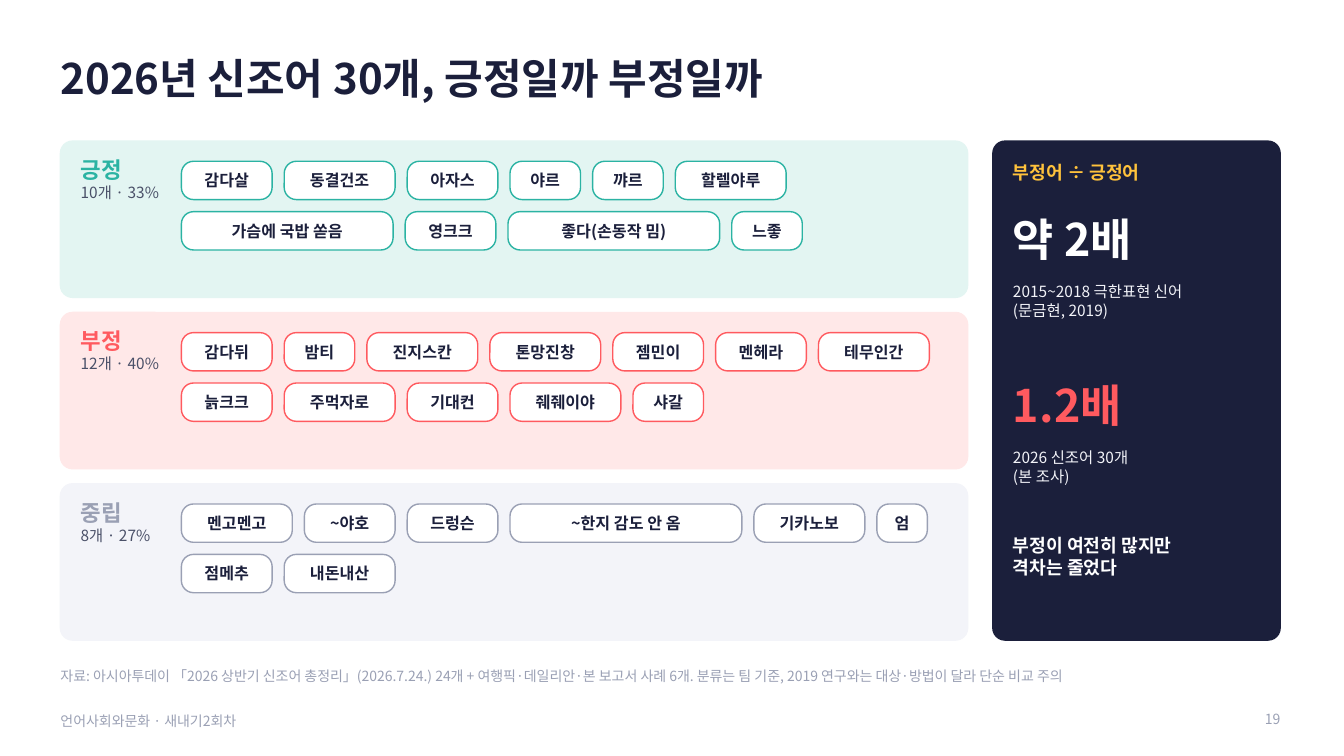
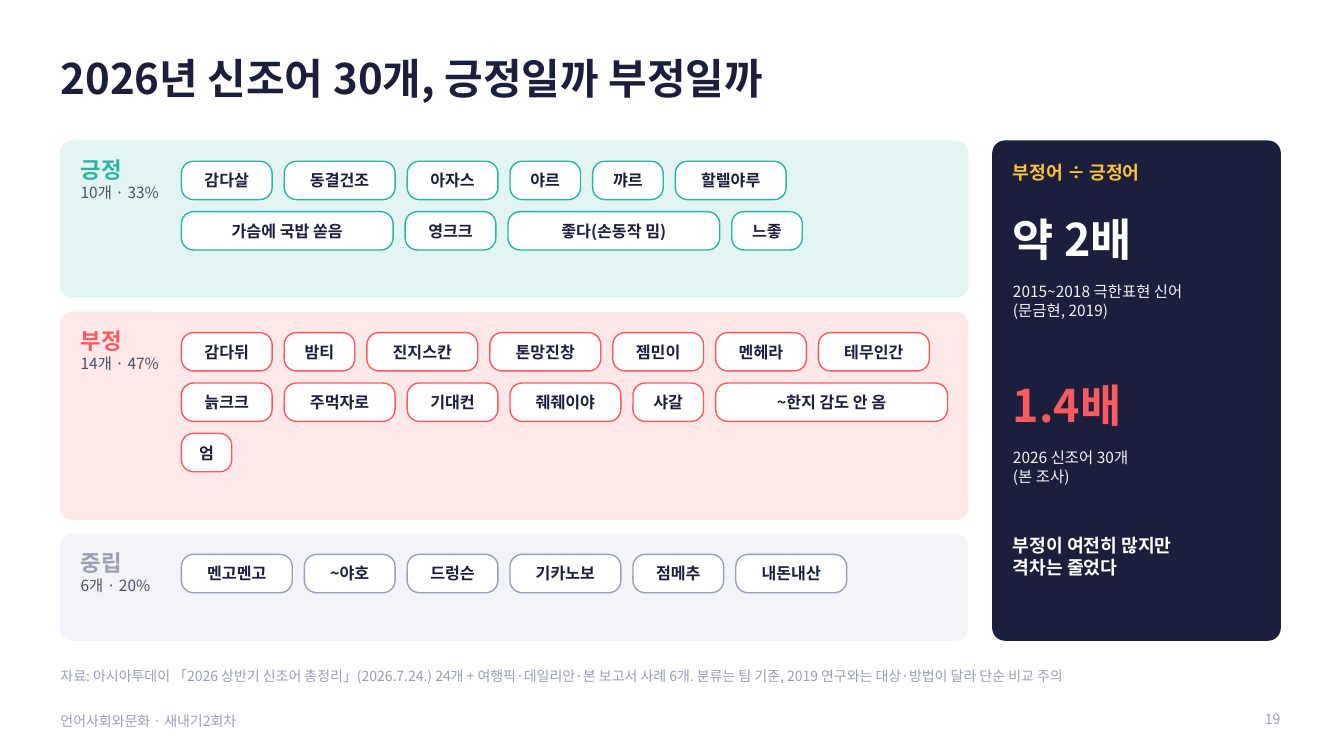
Before and after one commit to junseok7-cpu/hello, a slide deck: slide 19 of report/언어사회와문화_발표_새내기2회차.pptx. Drawn at 1344x756 pixels with LibreOffice and Linux fonts; fonts in the diff are those of the drawing. Boxes give left, top, right and bottom in pixels: in the first picture for what was removed or moved away, otherwise in the second. Text is boxed around its words. In the diff, an @@ line names an element or a change of style, - is before the commit and + after.

```diff
--- a/report/언어사회와문화_발표_새내기2회차.pptx
+++ b/report/언어사회와문화_발표_새내기2회차.pptx
@@ rounded rectangle: place and size @@
-rounded rectangle at bbox=[60, 313, 968, 469]
+rounded rectangle at bbox=[60, 313, 968, 519]
@@ rounded rectangle at bbox=[60, 313, 968, 519]: proportions changed @@
@@ text at bbox=[81, 356, 159, 370]: text changed @@
-12개 · 40%
+14개 · 47%
@@ rounded rectangle "~한지 감도 안 옴": place and size @@
-rounded rectangle "~한지 감도 안 옴" at bbox=[510, 504, 742, 542]
+rounded rectangle "~한지 감도 안 옴" at bbox=[716, 383, 948, 421]
@@ rounded rectangle "~한지 감도 안 옴" at bbox=[716, 383, 948, 421]: outline #9AA0B4 1 pt to #FF5A5F 1 pt @@
@@ text at bbox=[1013, 384, 1122, 426]: text changed @@
-1.2배
+1.4배
@@ rounded rectangle "엄" at bbox=[181, 434, 232, 472]: outline #9AA0B4 1 pt to #FF5A5F 1 pt @@
@@ rounded rectangle "엄": place and size @@
-rounded rectangle "엄" at bbox=[877, 504, 928, 542]
+rounded rectangle "엄" at bbox=[181, 434, 232, 472]
@@ rounded rectangle at bbox=[60, 534, 968, 640]: proportions changed @@
@@ rounded rectangle: place and size @@
-rounded rectangle at bbox=[60, 484, 968, 640]
+rounded rectangle at bbox=[60, 534, 968, 640]
@@ 3 rounded rectangles, 1 text: place and size @@
-3 rounded rectangles, 1 text at bbox=[81, 502, 498, 542]
+3 rounded rectangles, 1 text at bbox=[81, 552, 498, 593]
@@ rounded rectangle "기카노보": place and size @@
-rounded rectangle "기카노보" at bbox=[754, 504, 865, 542]
+rounded rectangle "기카노보" at bbox=[510, 555, 621, 593]
@@ rounded rectangle "점메추": place and size @@
-rounded rectangle "점메추" at bbox=[181, 555, 272, 593]
+rounded rectangle "점메추" at bbox=[633, 555, 724, 593]
@@ rounded rectangle "내돈내산": place and size @@
-rounded rectangle "내돈내산" at bbox=[284, 555, 395, 593]
+rounded rectangle "내돈내산" at bbox=[736, 555, 847, 593]
@@ text at bbox=[81, 578, 150, 592]: text changed @@
-8개 · 27%
+6개 · 20%
```
Also in this commit, not shown: 1 other slide changed, 3 other files.
